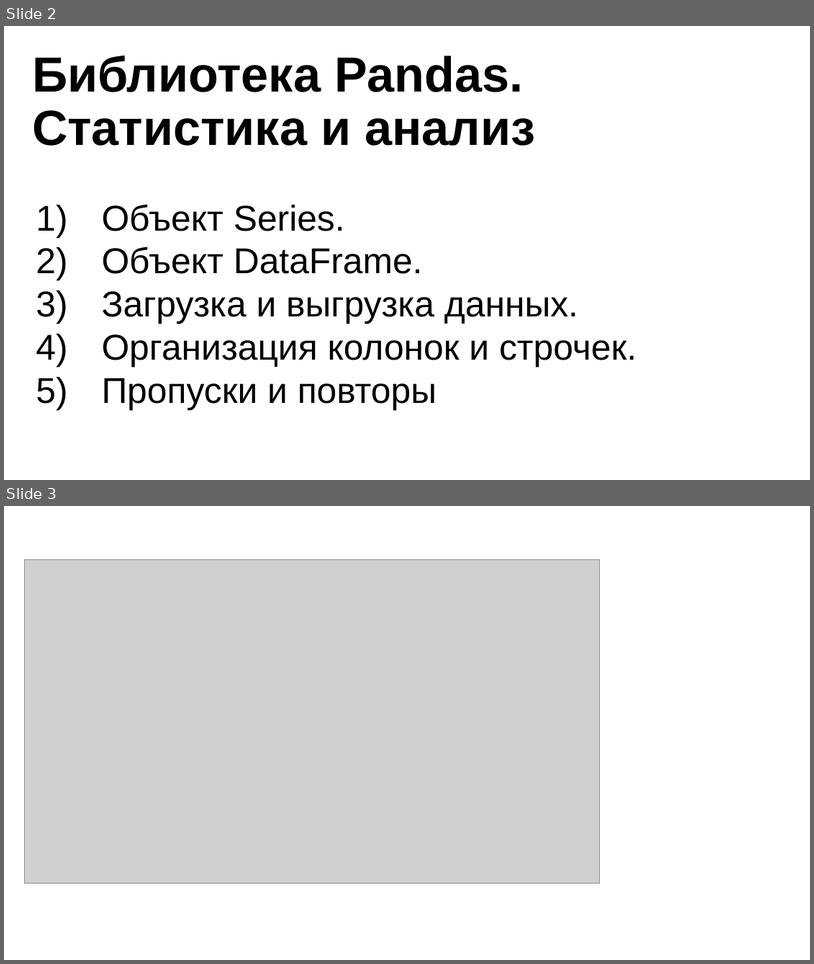
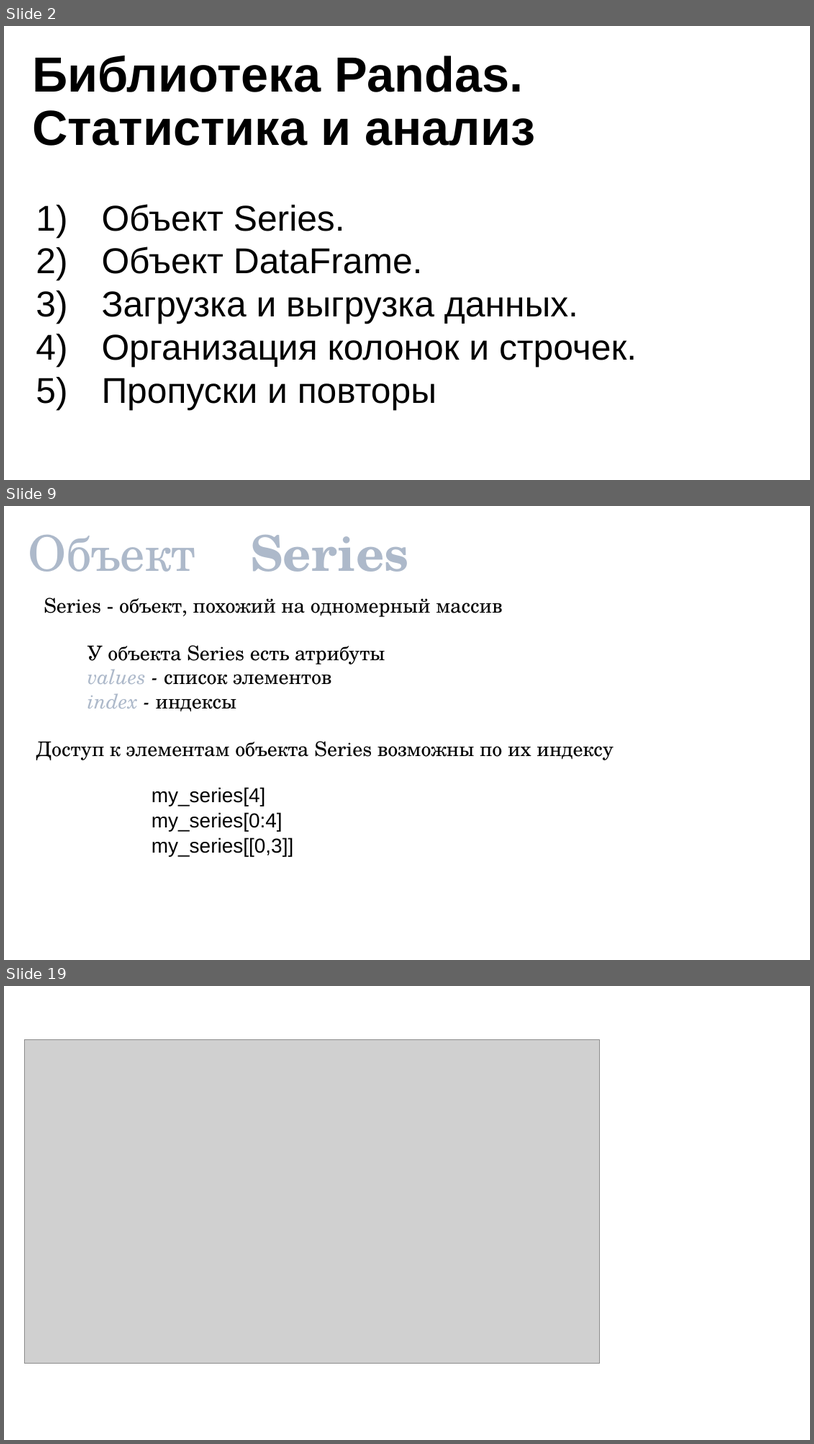
Before and after one commit to nesrv/pt-cgis, a slide deck: m30/ppt/презентация.pptx. Shown one above the other, each under a label of ours: slides 2 and 3 before the commit, slides 2, 9 and 19 after it; the slides between them are not shown. The pictures are 814x964 and 814x1444 pixels, drawn with LibreOffice and Linux fonts; fonts in the diff are those of the drawing; grey boxes stand for pictures; background and template pictures are left out. Boxes give left, top, right and bottom in pixels: in the first picture for what was removed or moved away, otherwise in the second. Text is boxed around its words. In the diff, an @@ line names an element or a change of style, - is before the commit and + after.

```diff
--- a/m30/ppt/презентация.pptx
+++ b/m30/ppt/презентация.pptx
@@ slide 9 added at <box>4,506,810,960</box>, background #FFFFFF @@
@@ title added at <box>28,535,409,572</box>, 44 pt, text #ADB9CA @@
+Объект Series
@@ text added at <box>44,597,502,617</box>, 18 pt, text #000000 @@
+Series - объект, похожий на одномерный массив
@@ text added at <box>88,645,386,711</box>, 18 pt, text #000000 @@
+У объекта Series есть атрибуты
+values - список элементов
+index - индексы
@@ text added at <box>36,741,613,760</box>, 18 pt, text #000000 @@
+Доступ к элементам объекта Series возможны по их индексу
@@ text added at <box>152,787,266,806</box>, 18 pt, text #000000 @@
+my_series[4]
@@ text added at <box>152,812,283,831</box>, 18 pt, text #000000 @@
+my_series[0:4]
@@ text added at <box>152,837,293,856</box>, 18 pt, text #000000 @@
+my_series[[0,3]]
@@ what was slide 3 is now slide 19 @@
```
Also in this commit, not shown: 15 other slides added, 4 other files.
